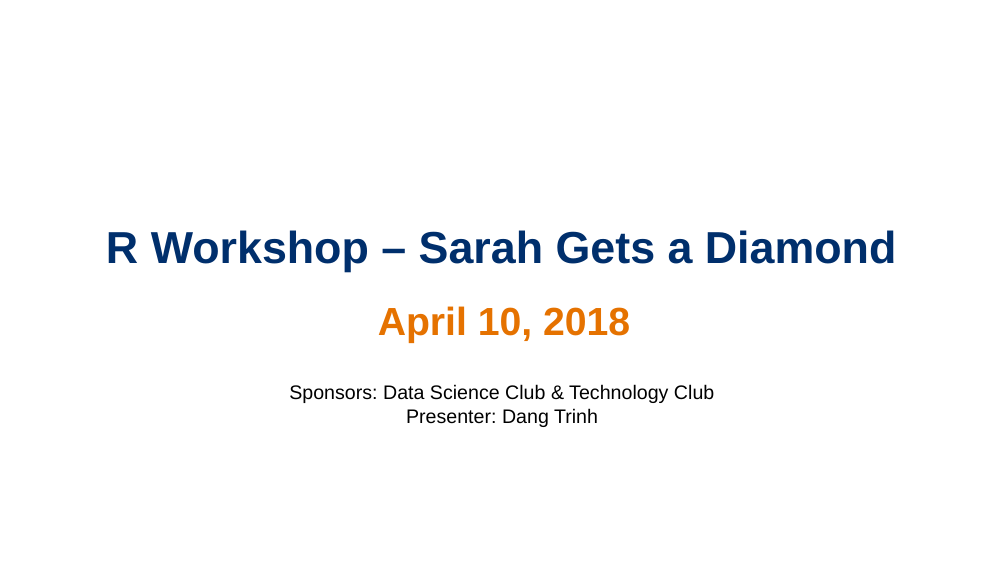
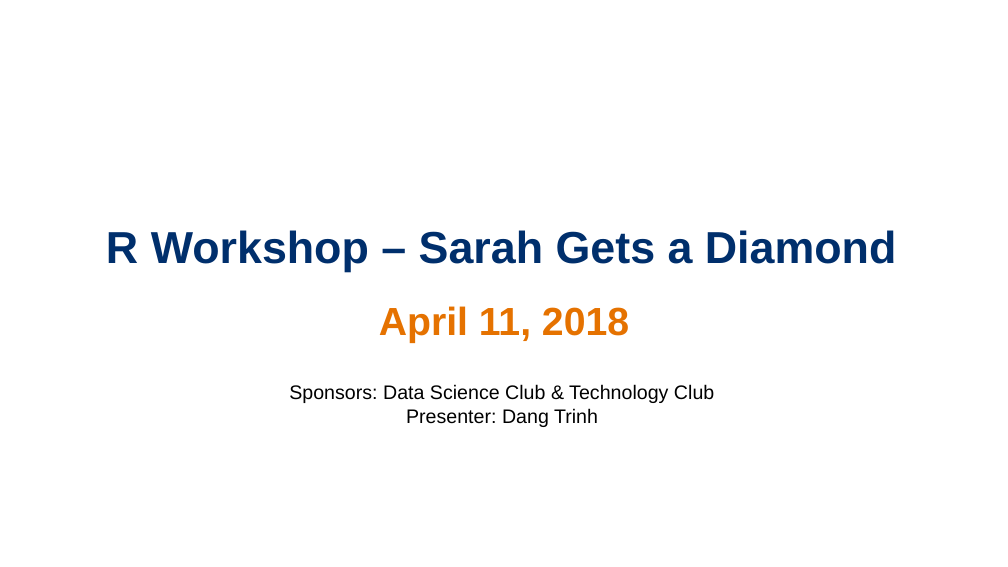
Before and after one commit to jameswang2/sarah-gets-a-diamond, a slide deck: slide 1 of 20180410 Presentation.pptx. Drawn at 1008x567 pixels with LibreOffice and Linux fonts; fonts in the diff are those of the drawing; background and template pictures are left out. Boxes give left, top, right and bottom in pixels: in the first picture for what was removed or moved away, otherwise in the second. Text is boxed around its words. In the diff, an @@ line names an element or a change of style, - is before the commit and + after.

Commit message:
presentation updates

```diff
--- a/20180410 Presentation.pptx
+++ b/20180410 Presentation.pptx
@@ subtitle at (379,306,629,343): text changed @@
-April 10, 2018
+April 11, 2018
```
Also in this commit, not shown: 1 other slide changed, 1 other file.
